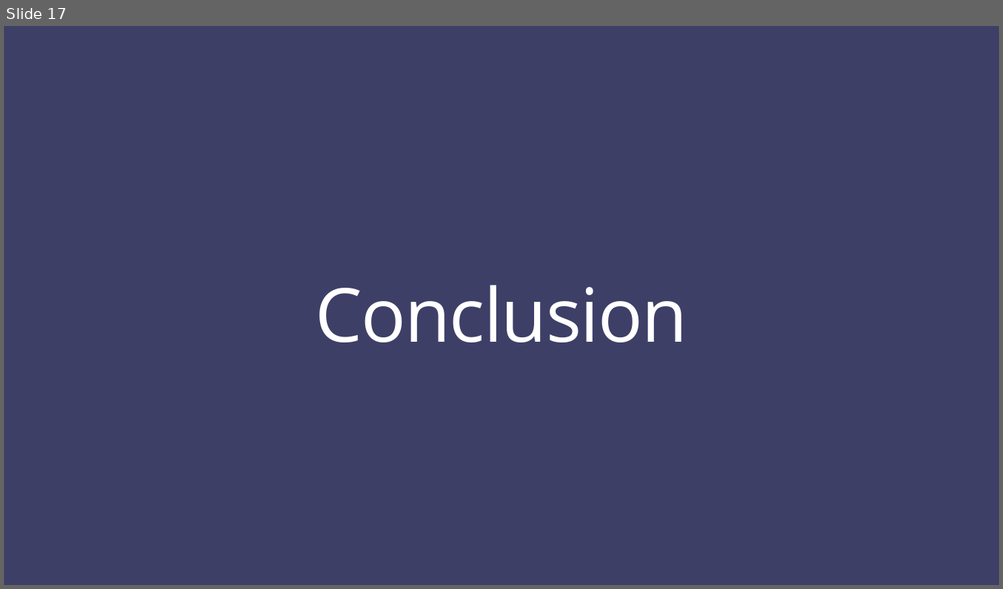
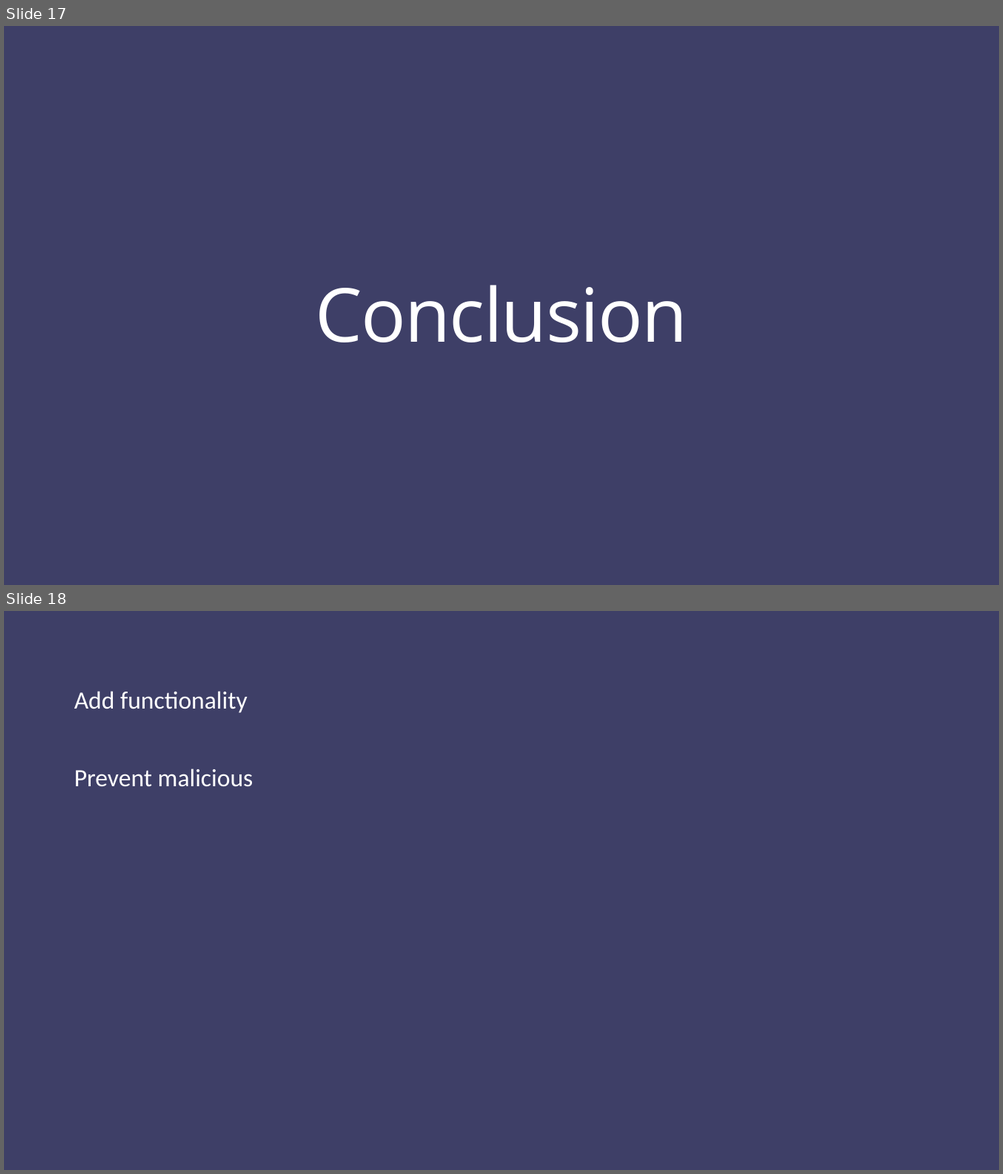
Before and after one commit to radityasurya/eFontys, a slide deck: Documentation/Final Presentation SePr.pptx. Shown one above the other, each under a label of ours: slide 17 before the commit, slides 17 and 18 after it. The pictures are 1003x589 and 1003x1174 pixels, drawn with LibreOffice and Linux fonts; fonts in the diff are those of the drawing. Boxes give left, top, right and bottom in pixels: in the first picture for what was removed or moved away, otherwise in the second. Text is boxed around its words. In the diff, an @@ line names an element or a change of style, - is before the commit and + after.

Commit message:
conclusions

```diff
--- a/Documentation/Final Presentation SePr.pptx
+++ b/Documentation/Final Presentation SePr.pptx
@@ slide 18 added at box(4, 611, 999, 1170), background #3E3F68 @@
@@ text added at box(74, 691, 253, 787), 24 pt, text #FFFFFF @@
+  Add functionality
+  Prevent malicious
```
